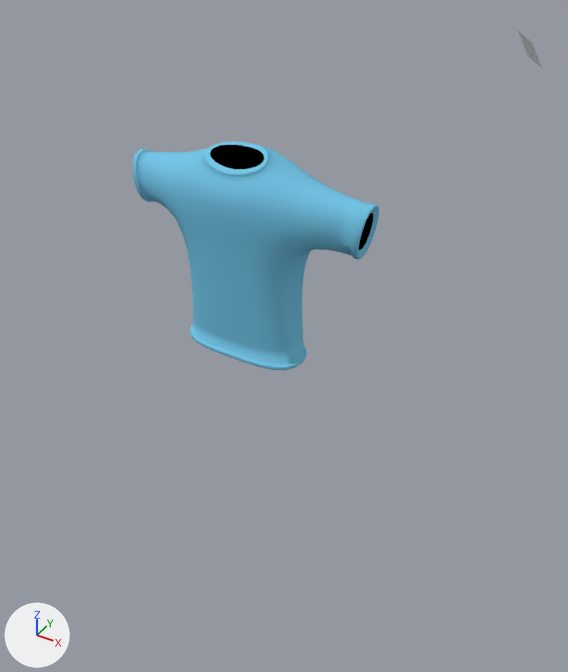
Renders of the Blender file blender/Syndicate.blend from each side of a commit.
Camera for both pictures: a 50 mm camera at (7.26, -9.69, 7.59) aimed at (1.18, 0.35, -0.27). Every picture has the same lights, and +X, +Y and +Z are marked at lower left.

The first picture shows 'Main'.
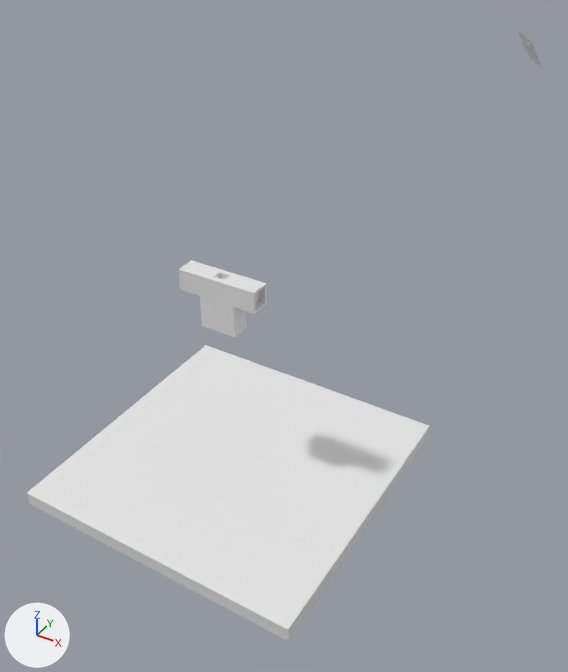
Where the change shows, as pixel boxes (x1, y1, x2, y2) in the pictures (568 x 672 px):
```json
{"object": "Cube", "change": "added", "after": [27, 345, 430, 641]}
{"object": "Main", "change": "deleted", "before": [132, 142, 379, 370], "faces in mat_material_001 (cyan #76c6e7)": [132, 142, 379, 370], "faces in mat_material_002 (black #000000)": [210, 145, 373, 250]}
{"object": "Cube.001", "change": "added", "after": [179, 260, 267, 338]}
```

Edits to the scene script, one JSON object a line:
```json
{"op": "add", "block": "me_cube_001", "code": ["me_cube_001 = bpy.data.meshes.new('Cube.001')", "me_cube_001.from_pydata(...)  # a box spanning x -1.0..1.0, y -1.0..1.0, z -1.0..1.0"]}
{"op": "add", "block": "me_cube_002", "code": ["me_cube_002 = bpy.data.meshes.new('Cube.002')", "me_cube_002.from_pydata(...)  # 40 vertices, 32 faces; spans x 0.0..0.809, y -0.024..0.369, z -0.369..0.702"]}
{"op": "remove", "block": "ob_main", "code": ["ob_main = bpy.data.objects.new('Main', me_cube)", "ob_main.location = (0.0, 0.91, 0.87)", "ob_main.scale = (0.422, 0.422, 0.422)", "_m = ob_main.modifiers.new('Mirror', 'MIRROR')", "_m.use_clip = True", "_m = ob_main.modifiers.new('Subsurf', 'SUBSURF')"]}
{"op": "add", "block": "ob_cube", "code": ["ob_cube = bpy.data.objects.new('Cube', me_cube_001)", "ob_cube.location = (0.0, 0.44, -3.98)", "ob_cube.scale = (3.06, 3.06, 0.156)"]}
{"op": "add", "block": "ob_cube_001", "code": ["ob_cube_001 = bpy.data.objects.new('Cube.001', me_cube_002)", "ob_cube_001.location = (0.0, 0.0, 0.0)", "_m = ob_cube_001.modifiers.new('Mirror', 'MIRROR')", "_m.use_clip = True"]}
```
